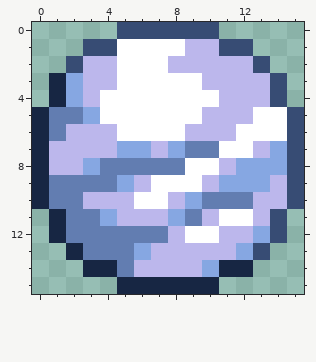
Edited in one commit: pixel-art sprite (precursorracekrakoth_arcanapatch/objects/atprk_relicseeker/atprk_planetpins/atprk_arcanatundrapin.png). The picture above was drawn from the file before the commit.
The file is 16x16 pixels.
The result:
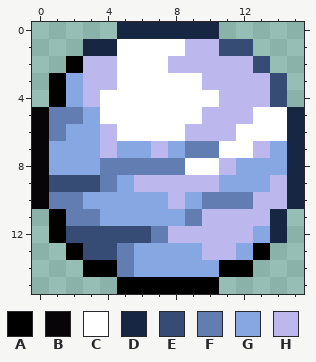
Palette (. is transparent): A #000000  B #070508  C #ffffff  D #172643  E #374c74  F #627db1  G #86a7e2  H #bcb7ec
Edits made:
y 0: x 5..10 EEEEEE -> DDDDDD
y 1: x 3..4 EE -> DD
y 2: x 2 E -> A
y 3..4: x 1 D -> A
y 5: x 0 D -> B; x 15 E -> D
y 6: x 0 D -> B; x 2..3 HH -> GG; x 15 E -> D
y 7: x 0..3 DHHH -> BGGG; x 15 E -> D
y 8: x 0..2 DHH -> BGG; x 15 E -> D
y 9: x 0..3 DFFF -> BEEE; x 7..9 CCC -> HHH; x 15 E -> D
y 10: x 0 D -> B; x 3..7 HHHCC -> GGGGG; x 15 E -> D
y 11: x 1 D -> A; x 5..7 HHH -> GGG; x 11..12 CC -> HH; x 14 E -> D
y 12: x 1..6 DFFFFF -> AEEEEE; x 9..10 CC -> HH; x 14 E -> D
y 13: x 2..4 DFF -> AEE; x 7..9 HHH -> GGG; x 13 E -> A
y 14: x 3..4 DD -> AA; x 6..9 HHHH -> GGGG; x 11..12 DD -> AA
y 15: x 5..10 DDDDDD -> AAAAAA
